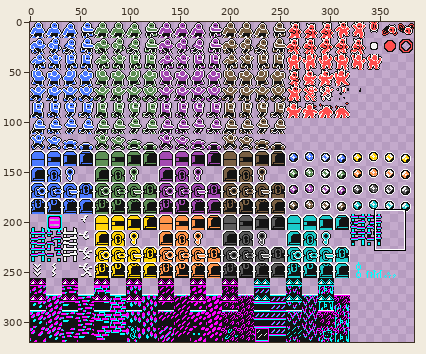
Sprite sheet -- assets/tileset_full.png. Above: a wide view before the commit, with the close-up outlined.
Close-up. Before the commit:
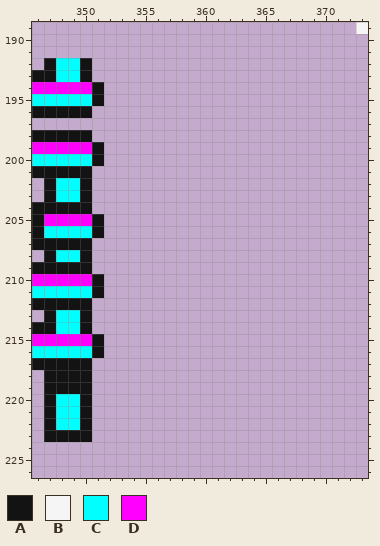
The file is 384x320 pixels. Shown: x 346..373, y 189..226.
Palette (. is transparent): A #131313  B #f5f5f5  C #00ffff  D #ff00ff
Pixels before, first column x 346:
189 ...........................B
190 ............................
191 ............................
192 .ACCA.......................
193 AACCA.......................
194 DDDDDA......................
195 CCCCCA......................
196 AAAAA.......................
197 ............................
198 AAAAA.......................
199 DDDDDA......................
200 CCCCCA......................
201 AAAAA.......................
202 .ACCA.......................
203 .ACCA.......................
204 AAAAA.......................
205 ADDDDA......................
206 ACCCCA......................
207 AAAAA.......................
208 .ACCA.......................
209 AAAAA.......................
210 DDDDDA......................
211 CCCCCA......................
212 AAAAA.......................
213 .ACCA.......................
214 AACCA.......................
215 DDDDDA......................
216 CCCCCA......................
217 AAAAA.......................
218 .AAAA.......................
219 .AAAA.......................
220 .ACCA.......................
221 .ACCA.......................
222 .ACCA.......................
223 .AAAA.......................
The result:
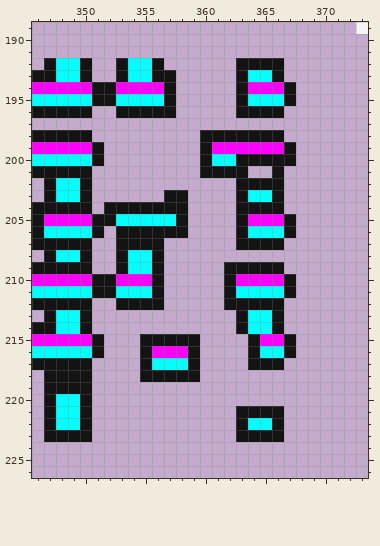
The edit:
y 192: x 353..356 .... -> ACCA; x 363..366 .... -> AAAA
y 193: x 353..357 ..... -> ACCAA; x 363..366 .... -> ACCA
y 194: x 352..357 ...... -> ADDDDA; x 363..367 ..... -> ADDDA
y 195: x 352..357 ...... -> ACCCCA; x 363..367 ..... -> ACCCA
y 196: x 353..357 ..... -> AAAAA; x 363..366 .... -> AAAA
y 198: x 360..366 ....... -> AAAAAAA
y 199: x 360..367 ........ -> ADDDDDDA
y 200: x 360..367 ........ -> ACCAAAAA
y 201: x 360..363 .... -> AAAA; x 366 . -> A
y 202: x 363..366 .... -> AAAA
y 203: x 357..358 .. -> AA; x 363..366 .... -> ACCA
y 204: x 352..358 ....... -> AAAAAAA; x 363..366 .... -> AAAA
y 205: x 352..358 ....... -> ACCCCCA; x 363..367 ..... -> ADDDA
y 206: x 353..358 ...... -> AAAAAA; x 363..367 ..... -> ACCCA
y 207: x 353..356 .... -> AAAA; x 363..366 .... -> AAAA
y 208: x 353..356 .... -> ACCA
y 209: x 353..356 .... -> ACCA; x 362..366 ..... -> AAAAA
y 210: x 352..356 ..... -> ADDDA; x 362..367 ...... -> ADDDDA
y 211: x 352..356 ..... -> ACCCA; x 362..367 ...... -> ACCCCA
y 212: x 353..356 .... -> AAAA; x 362..366 ..... -> AAAAA
y 213..214: x 363..366 .... -> ACCA
y 215: x 355..359 ..... -> AAAAA; x 364..367 .... -> ADDA
y 216: x 355..359 ..... -> ADDDA; x 364..367 .... -> ACCA
y 217: x 355..359 ..... -> ACCCA; x 364..366 ... -> AAA
y 218: x 355..359 ..... -> AAAAA
y 221: x 363..366 .... -> AAAA
y 222: x 363..366 .... -> ACCA
y 223: x 363..366 .... -> AAAA
Pixel boxes of the changes (left, top, right, bottom) in both close-ups:
added: (104, 58, 296, 442)
